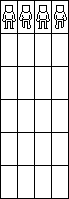
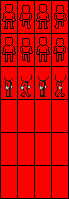
Comparing the layer stacks of the two 69 × 199 images. Changes:
painted on "main" over [2, 4, 67, 97]
added layer "Layer" over [1, 1, 68, 198]
